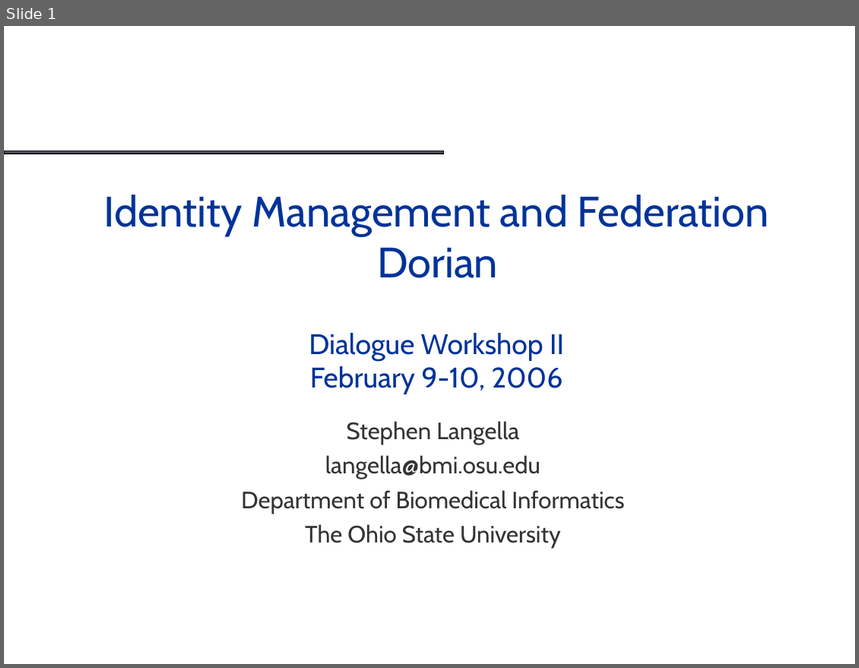
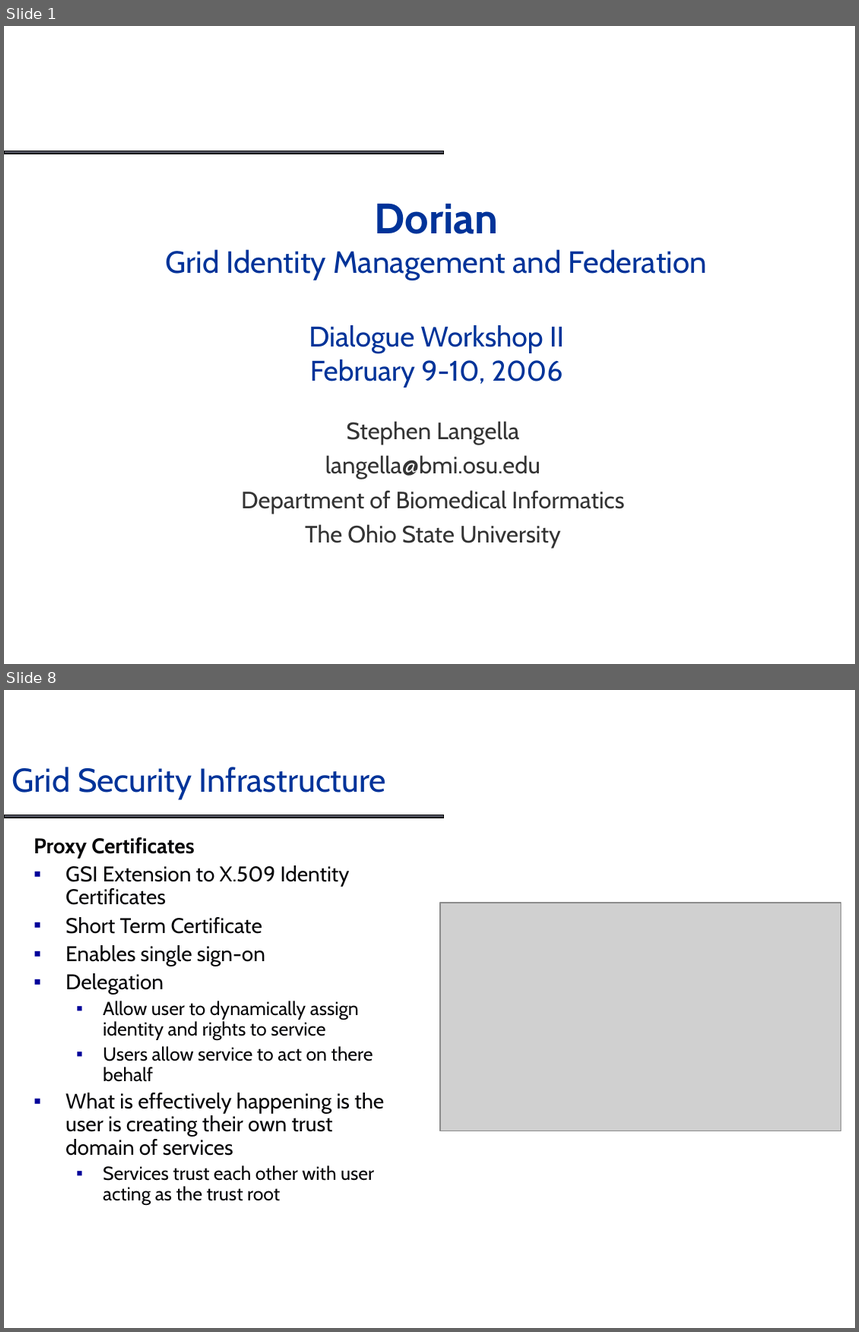
Before and after one commit to NCIP/cagrid-portal, a slide deck: cagrid-1-0/Documentation/presentations/dorian/Dorian_DIALOGUE2.ppt. Shown one above the other, each under a label of ours: slide 1 before the commit, slides 1 and 8 after it; the slides between them are not shown. The pictures are 859x668 and 859x1332 pixels, drawn with LibreOffice and Linux fonts; fonts in the diff are those of the drawing; grey boxes stand for pictures; background and template pictures are left out. Boxes give left, top, right and bottom in pixels: in the first picture for what was removed or moved away, otherwise in the second. Text is boxed around its words. In the diff, an @@ line names an element or a change of style, - is before the commit and + after.

```diff
--- a/cagrid-1-0/Documentation/presentations/dorian/Dorian_DIALOGUE2.ppt
+++ b/cagrid-1-0/Documentation/presentations/dorian/Dorian_DIALOGUE2.ppt
@@ slide 8 added at [4,690,855,1328], background #FFFFFF; not listed: 1 template element that a slide beside it also shows @@
@@ title added at [12,767,386,799], 28 pt, text #003399 @@
+Grid Security Infrastructure
@@ text added at [34,837,384,1205], 18 pt, text #070709 @@
+Proxy Certificates
+▪ GSI Extension to X.509 Identity Certificates
+▪ Short Term Certificate
+▪ Enables single sign-on
+▪ Delegation
+  ▪ Allow user to dynamically assign identity and rights to service
+  ▪ Users allow service to act on there behalf
+▪ What is effectively happening is the user is creating their own trust domain of services
+  ▪ Services trust each other with user acting as the trust root
@@ picture added at [441,903,842,1132] @@
@@ slide 1 changed as well @@
@@ title at [166,203,707,388]: text changed; size 36 to 26 pt @@
-Identity Management and Federation
-Dorian
-Dialogue Workshop II
-February 9-10, 2006
+Dorian
+Grid Identity Management and Federation
+Dialogue Workshop II
+February 9-10, 2006
```
Also in this commit, not shown: 7 other slides added, 1 slide removed, 2 other files.
